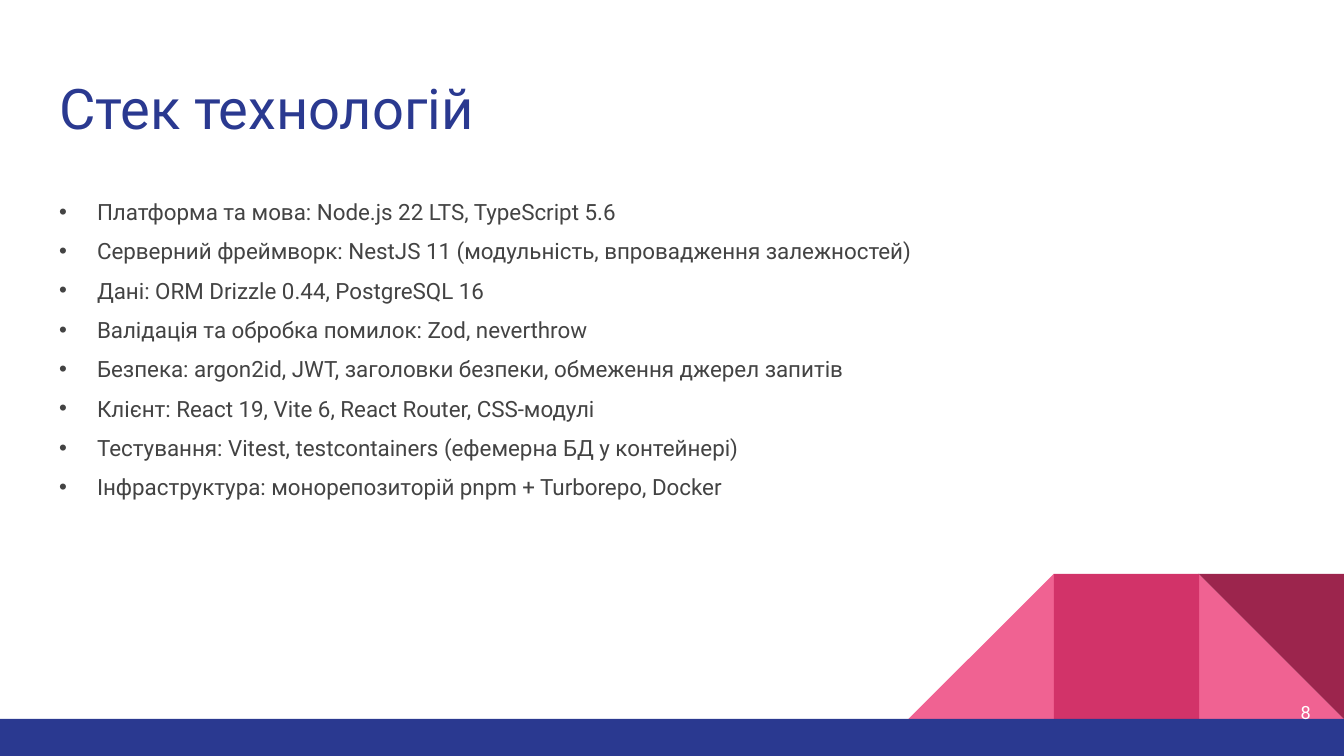
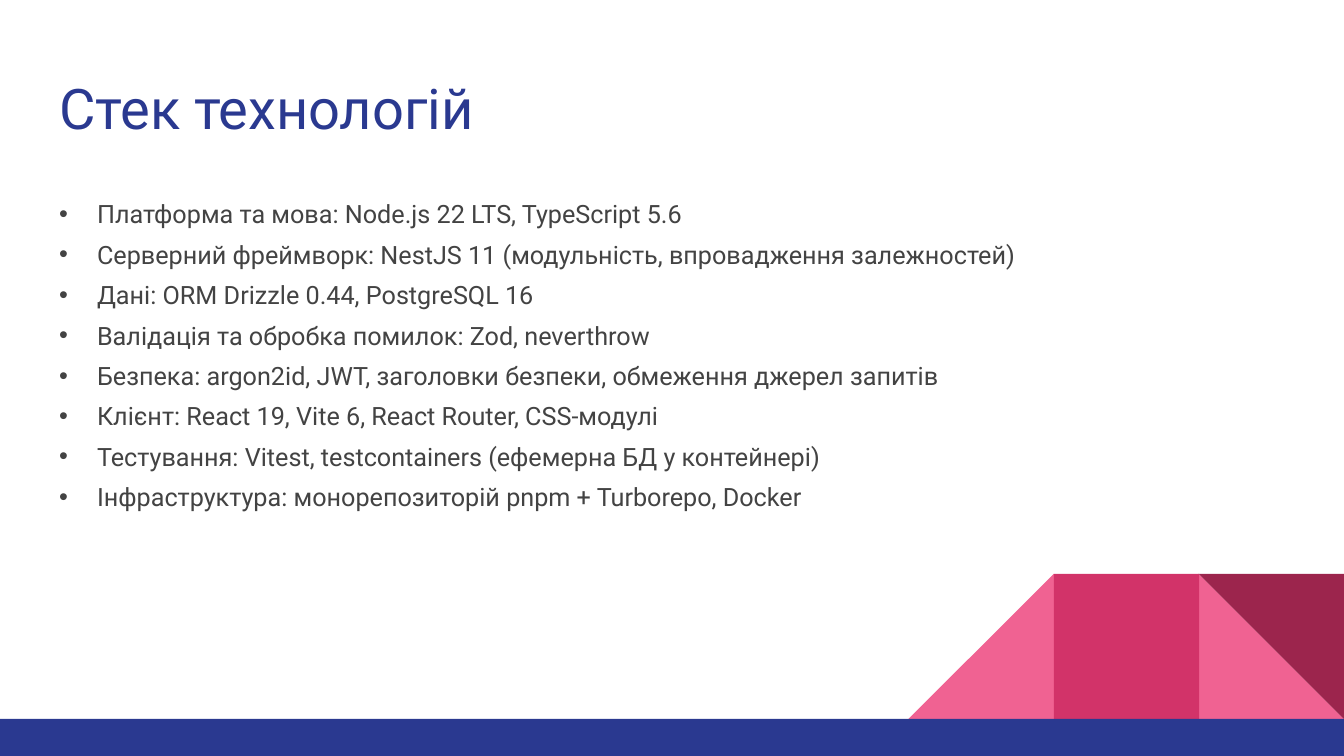
Before and after one commit to Ilyaberbx/diplomna_robota, a slide deck: slide 8 of thesis/presentation.pptx. Drawn at 1344x756 pixels with LibreOffice and Linux fonts; fonts in the diff are those of the drawing. Boxes give left, top, right and bottom in pixels: in the first picture for what was removed or moved away, otherwise in the second. Text is boxed around its words. In the diff, an @@ line names an element or a change of style, - is before the commit and + after.

```diff
--- a/thesis/presentation.pptx
+++ b/thesis/presentation.pptx
@@ text "Платформа та мова: Node.js 22 ..." at (97, 204, 1015, 512): size 16 to 18 pt; less space between paragraphs @@
@@ page number removed at (1301, 706, 1311, 725) @@
-8
```
Also in this commit, not shown: 12 other slides changed, 2 slides added, 1 slide removed, 54 other files.
